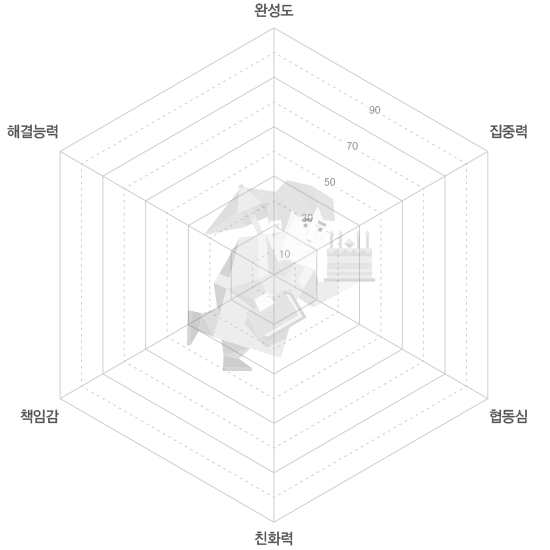
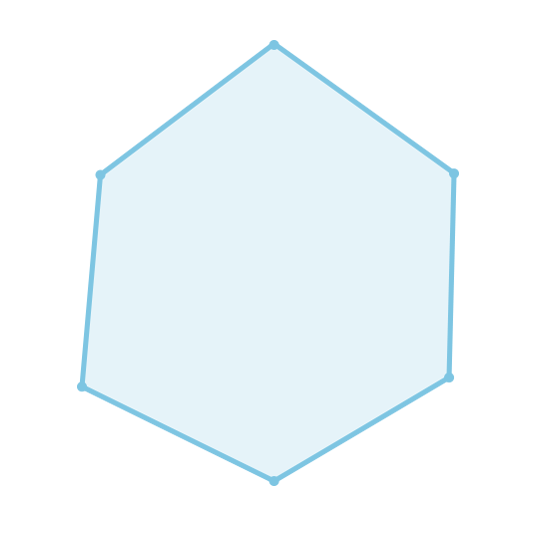
Revision of a layered 550×550 image; what changed, layer by layer:
added layer "Vector Smart Object" above "Layer 3" over (77, 40, 459, 486)
hid "Esfj" over (187, 180, 375, 371)
hid "Layer 1" over (7, 3, 527, 546)
